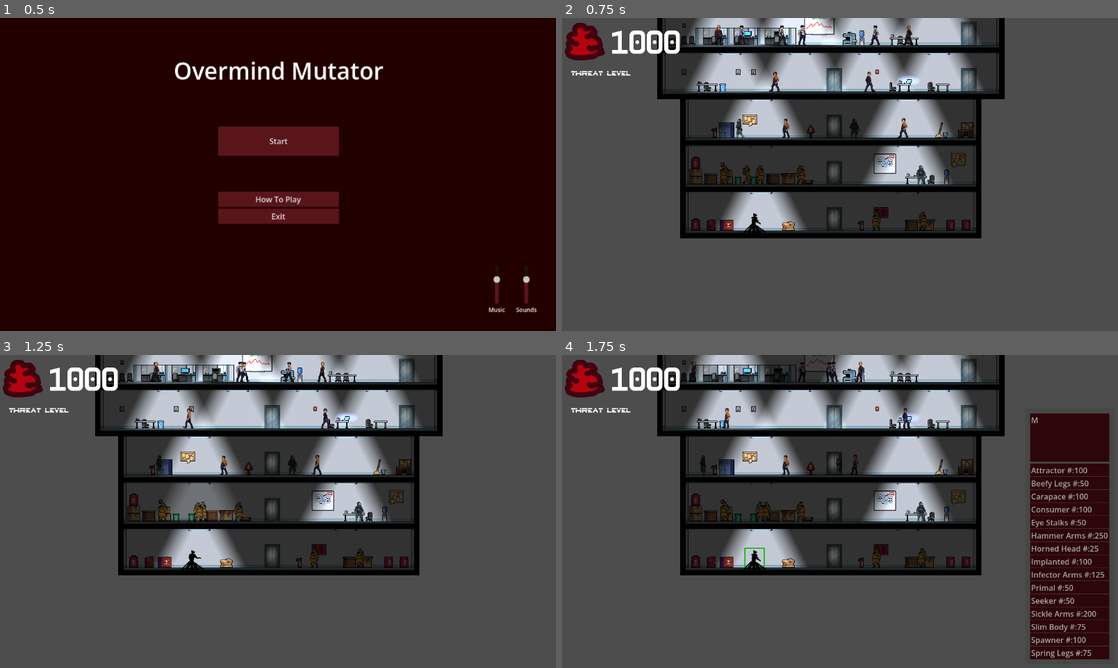
Above: before the commit, frames 1-4 (two rows, left to right).
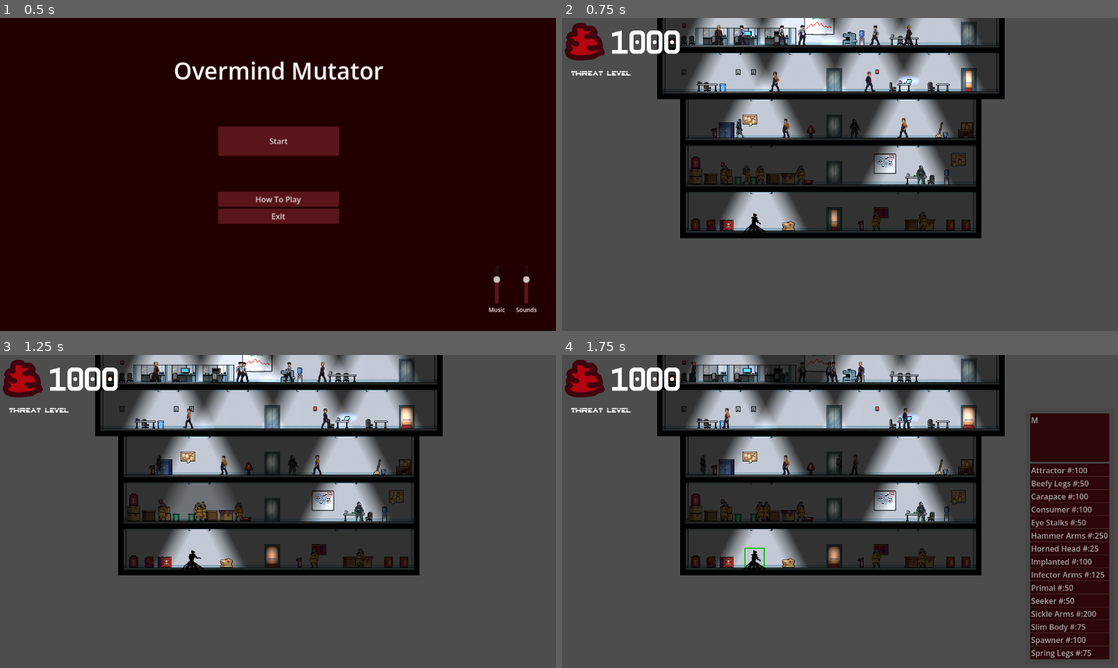
Above: after the commit, the same moments.

Repository: Lambosaurus/wildjam-mutation
Game: Godot game, scene res://ui/start_screen.tscn
Two runs of this game, one before a commit and one after it. Both use one fixed random seed, a clock stepped at 60 frames per second and the inputs below.
Inputs (mouse positions are in pixels of both pictures, inside the frame that each line leads up to):
- Up to frame 1 (0.5 s): no input
- Up to frame 2 (0.75 s): click "Start" at 0.5 s
- Up to frame 3 (1.25 s): no input
- Up to frame 4 (1.75 s): tap Enter at 1.25 s; drag from (756, 558) to (834, 508) at 1.27 s

Frame 1 is identical in both runs. In frame 2, 0.1% of the frame differs, in the area x 48-74%, y 16-68%; in frame 3, 0.3%, in the area x 47-75%, y 16-68%; in frame 4, 0.3%.

Commit message:
Elevator goodness

Diff:
--- a/building/components/transporter/elevator/elevator.gd
+++ b/building/components/transporter/elevator/elevator.gd
@@ -1,95 +1,94 @@
 extends Node2D
 
 @export var elevator_interior: Node2D
-var active_floor_stops: Array[FloorStop]
 @export var travel_time: int = 5
 @export var wait_time: int = 3
-@onready var timer: Timer = $TravelTimeCycle
+@onready var travel_timer: Timer = $TravelTimeCycle
+@onready var wait_timer: Timer = $WaitTimer
 
-enum FloorState {DoorsOpening, DoorsOpen, DoorsClosing, DoorsClosed, Travelling}
-var state = FloorState.DoorsClosed
+enum Direction {UP, DOWN}
 
+var _active_floor_stops: Array[Node]
 # Track which entities are moving to the next floor
-var traveller_queue: Array[CharacterBody2D] = []
-# Stops entities which have just travelled recently from travelling on the elevator immediately again
-var excluded_travellers: Array[CharacterBody2D] = []
-var target_floor: int = 0
+var traveller_queue: Array[Node2D] = []
+
+var current_floor = 0
+var current_direction = Direction.UP
 
 # Called when the node enters the scene tree for the first time.
 func _ready() -> void:
-	gather_floor_stops()
+	if elevator_interior: elevator_interior.visible = false
+	detect_floor_stops()
 
-	elevator_interior.visible = false
-	timer.one_shot = true
-	timer.connect("timeout", _handle_elevator_travel)
+	wait_timer.timeout.connect(handle_new_travellers)
+	travel_timer.timeout.connect(eject_travellers)
 
-	for idx in len(active_floor_stops):
-		var floor_stop = active_floor_stops[idx]
-		floor_stop.name = str(idx)
-		floor_stop.connect("traveller_present", _handle_traveller_present)
-		floor_stop.connect("door_animation_finished", _handle_animation_finished)
-	timer.start(travel_time)
+	current_floor_stop().open()
+	wait_timer.start(wait_time)
 
-func gather_floor_stops():
+func detect_floor_stops():
 	for child in get_children():
-		if child is FloorStop:
-			active_floor_stops.append(child)
-	active_floor_stops.sort_custom( func(node): return -(node.position.y) )
-
-func _handle_elevator_travel():
-	if state == FloorState.Travelling:
-		state = FloorState.DoorsClosed
-	if state == FloorState.DoorsClosed:
-		state = FloorState.DoorsOpening
-		active_floor_stops[target_floor].animator.play("open_door")
-		for body in traveller_queue:
-			if not is_instance_valid(body):
-				continue
-			body.global_position = active_floor_stops[target_floor].global_position
-			body.start_action(body.Action.idle, 0, body.Direction.left)
-		fade_travellers(1, 0.25)
-
-	if state == FloorState.DoorsOpen:
-		state = FloorState.DoorsClosing
-		active_floor_stops[target_floor].animator.play("close_door")
-
-func _handle_animation_finished(name):
-	if state == FloorState.DoorsOpening:
-		state = FloorState.DoorsOpen
-		excluded_travellers = traveller_queue
-		traveller_queue = []
-		timer.start(wait_time)
-
-	if state == FloorState.DoorsClosing:
-		fade_travellers(0.1, 1.0)
-		timer.start(travel_time)
-		target_floor += 1
-		state = FloorState.Travelling
-		# Reset excluded travellers once the elevator is moving again to the next floor
-		excluded_travellers = []
-
-	# Loop back to start
-	if target_floor == len(active_floor_stops):
-		target_floor = 0
-
-func _handle_traveller_present(body: CharacterBody2D, floor_name):
-	if state == FloorState.DoorsOpen and target_floor == int(floor_name):
-		if body in excluded_travellers:
-			return
-		var tween = create_tween()
-		tween.tween_property(body, "global_position", active_floor_stops[target_floor].global_position, 2)
-		tween.tween_property(body, "modulate:a", 0, 1)
-		body.start_action(body.Action.idle, 20, body.Direction.left)
-		traveller_queue.append(body)
+		if child is PixelFloorStop:
+			_active_floor_stops.append(child)
 
 func teleport_traveler_to_elevator_interior(traveler):
-	elevator_interior.add_child(traveler)
+	traveler.global_position = elevator_interior.global_position
 
-func fade_travellers(tween_target, tween_time):
+func fade_traveller(traveller, tween_target, tween_time):
+	if not is_instance_valid(traveller): return
+
 	var tween = create_tween()
+	tween.tween_property(traveller, "modulate:a", tween_target, tween_time)
+	tween.play()
 
-	for body in traveller_queue:
-		if not is_instance_valid(body):
-			continue
-		tween.finished.connect(teleport_traveler_to_elevator_interior.bind(body))
-		tween.tween_property(body, "modulate:a", tween_target, tween_time)
+	return tween
+
+func handle_new_travellers():
+	var current_stop = current_floor_stop()
+	traveller_queue = current_stop.get_travellers()
+	for traveller in traveller_queue:
+		if current_direction == Direction.DOWN and traveller is Mutant: continue
+
+		var tween = fade_traveller(traveller, 0, 0.25)
+		if elevator_interior: tween.finished.connect(teleport_traveler_to_elevator_interior.bind(traveller))
+
+	current_floor_stop().close()
+	travel_timer.start(travel_time)
+
+func eject_travellers():
+	next_floor()
+	for traveller in traveller_queue:
+		move_traveller_to_new_floor(traveller)
+
+	traveller_queue = []
+	current_floor_stop().open()
+	wait_timer.start(wait_time)
+
+func next_floor():
+	var floor_count = len(_active_floor_stops)
+	match current_direction:
+		Direction.UP:
+			current_floor += 1
+			if current_floor >= floor_count:
+				current_floor -= 2
+				current_direction = Direction.DOWN
+		Direction.DOWN:
+			current_floor -= 1
+			if current_floor < 0:
+				current_floor += 2
+				current_direction = Direction.UP
+
+	return current_floor
+
+func move_traveller_to_new_floor(traveller):
+	if not is_instance_valid(traveller): return
+
+	var stop = current_floor_stop()
+	traveller.global_position = stop.global_position
+	fade_traveller(traveller, 1, 0.25)
+	traveller.start_action(traveller.Action.idle, 0, traveller.Direction.left)
+
+func current_floor_stop():
+	if len(_active_floor_stops) <= current_floor: return
+
+	return _active_floor_stops[current_floor]
--- a/building/components/transporter/elevator/elevator.tscn
+++ b/building/components/transporter/elevator/elevator.tscn
@@ -6,3 +6,9 @@
 script = ExtResource("1_bsmdj")
 
 [node name="TravelTimeCycle" type="Timer" parent="." unique_id=255726013]
+one_shot = true
+
+[node name="WaitTimer" type="Timer" parent="." unique_id=1790196474]
+one_shot = true
+
+[connection signal="timeout" from="TravelTimeCycle" to="." method="_on_travel_time_cycle_timeout"]
--- a/building/components/transporter/elevator/floor_stop.gd
+++ b/building/components/transporter/elevator/floor_stop.gd
@@ -1,14 +1,13 @@
 class_name FloorStop
 extends Node2D
 
-@onready var collider = $PixelFloorArea2D
+@onready var collider: Area2D = $PixelFloorArea2D
 @onready var animator = $AnimationPlayer
 @onready var door_timer = $DoorTimer
 
 @export var travel_enabled = true
-var travellers = []
-signal door_animation_finished(name: String)
-signal traveller_present(body: CharacterBody2D, name: String)
+
+signal travellers_entered(travellers: Array[Area2D])
 
 # Called when the node enters the scene tree for the first time.
 func _ready() -> void:
@@ -16,11 +15,11 @@
 	if not travel_enabled:
 		$PixelFloorArea2D.queue_free()
 		return
-	collider.connect("body_entered", _on_mutant_entered)
-	#door_timer.connect("timeout", _on_door_timer_timeout)
 
-func _on_mutant_entered(body: CharacterBody2D):
-	emit_signal("traveller_present", body, name)
+func is_allowed(body: CharacterBody2D):
+	return body is Human or body is Mutant
 
-func _on_animation_finished(name: String):
-	emit_signal("door_animation_finished", name)
+func _on_animation_finished(anim: String):
+	if anim == "closed":
+		var travellers = collider.get_overlapping_bodies().filter(is_allowed)
+		travellers_entered.emit(travellers)
--- /dev/null
+++ b/building/components/transporter/elevator/pixel_floor_stop.gd
@@ -0,0 +1,30 @@
+class_name PixelFloorStop
+extends Node2D
+
+@onready var collider: Area2D = $TravellerArea
+@onready var animator: AnimatedSprite2D = $AnimatedSprite2D
+
+@export var travel_enabled = true
+
+func open():
+	animator.play("open")
+
+func close():
+	animator.play("close")
+
+func is_allowed(body: CharacterBody2D) -> bool:
+	return body is Human or body is Mutant
+
+func get_travellers():
+	var arr = [] as Array[Node2D]
+	if not travel_enabled: return arr
+
+	for body in collider.get_overlapping_bodies():
+		if is_allowed(body):
+			arr.append(body)
+
+	return arr
+
+func _on_traveller_area_body_entered(body):
+	if body is Mutant or body is Human:
+		body.can_elevator()
--- a/building/components/transporter/elevator/pixel_floor_stop.tscn
+++ b/building/components/transporter/elevator/pixel_floor_stop.tscn
@@ -1,6 +1,6 @@
 [gd_scene format=3 uid="uid://dcejudxtfvrn8"]
 
-[ext_resource type="Script" uid="uid://77rxot6k7sbc" path="res://building/components/transporter/elevator/floor_stop.gd" id="1_8pxdo"]
+[ext_resource type="Script" uid="uid://deeefby3sjsqs" path="res://building/components/transporter/elevator/pixel_floor_stop.gd" id="1_gjiww"]
 [ext_resource type="Texture2D" uid="uid://bqigucw88rd67" path="res://building/tiles/tileset_elevator.png" id="2_2s41n"]
 [ext_resource type="PackedScene" uid="uid://bvyey1fdeivis" path="res://building/components/lighting/point-light.tscn" id="4_gpw8t"]
 [ext_resource type="Texture2D" uid="uid://y88epottr0vf" path="res://building/components/lighting/radial-mask.png" id="5_vngxu"]
@@ -91,137 +91,22 @@
 [sub_resource type="RectangleShape2D" id="RectangleShape2D_8pxdo"]
 size = Vector2(7, 48)
 
-[sub_resource type="Animation" id="Animation_2s41n"]
-length = 0.001
-tracks/0/type = "value"
-tracks/0/imported = false
-tracks/0/enabled = true
-tracks/0/path = NodePath("AnimatedSprite2D:animation")
-tracks/0/interp = 1
-tracks/0/loop_wrap = true
-tracks/0/keys = {
-"times": PackedFloat32Array(0),
-"transitions": PackedFloat32Array(1),
-"update": 1,
-"values": [&"open"]
-}
-
-[sub_resource type="Animation" id="Animation_a4c7b"]
-resource_name = "close_door"
-tracks/0/type = "value"
-tracks/0/imported = false
-tracks/0/enabled = true
-tracks/0/path = NodePath("AnimatedSprite2D:animation")
-tracks/0/interp = 1
-tracks/0/loop_wrap = true
-tracks/0/keys = {
-"times": PackedFloat32Array(0),
-"transitions": PackedFloat32Array(1),
-"update": 1,
-"values": [&"open"]
-}
-tracks/1/type = "method"
-tracks/1/imported = false
-tracks/1/enabled = true
-tracks/1/path = NodePath("AnimatedSprite2D")
-tracks/1/interp = 1
-tracks/1/loop_wrap = true
-tracks/1/keys = {
-"times": PackedFloat32Array(0),
-"transitions": PackedFloat32Array(1),
-"values": [{
-"args": [&"close", 1.0, false],
-"method": &"play"
-}]
-}
-
-[sub_resource type="Animation" id="Animation_gjiww"]
-resource_name = "door_open"
-tracks/0/type = "value"
-tracks/0/imported = false
-tracks/0/enabled = true
-tracks/0/path = NodePath("AnimatedSprite2D:animation")
-tracks/0/interp = 1
-tracks/0/loop_wrap = true
-tracks/0/keys = {
-"times": PackedFloat32Array(0),
-"transitions": PackedFloat32Array(1),
-"update": 1,
-"values": [&"open"]
-}
-tracks/1/type = "method"
-tracks/1/imported = false
-tracks/1/enabled = true
-tracks/1/path = NodePath("AnimatedSprite2D")
-tracks/1/interp = 1
-tracks/1/loop_wrap = true
-tracks/1/keys = {
-"times": PackedFloat32Array(0),
-"transitions": PackedFloat32Array(1),
-"values": [{
-"args": [&"open", 1.0, false],
-"method": &"play"
-}]
-}
-
-[sub_resource type="Animation" id="Animation_8pxdo"]
-resource_name = "open_door"
-tracks/0/type = "value"
-tracks/0/imported = false
-tracks/0/enabled = true
-tracks/0/path = NodePath("AnimatedSprite2D:animation")
-tracks/0/interp = 1
-tracks/0/loop_wrap = true
-tracks/0/keys = {
-"times": PackedFloat32Array(0),
-"transitions": PackedFloat32Array(1),
-"update": 1,
-"values": [&"open"]
-}
-tracks/1/type = "method"
-tracks/1/imported = false
-tracks/1/enabled = true
-tracks/1/path = NodePath("AnimatedSprite2D")
-tracks/1/interp = 1
-tracks/1/loop_wrap = true
-tracks/1/keys = {
-"times": PackedFloat32Array(0),
-"transitions": PackedFloat32Array(1),
-"values": [{
-"args": [&"open", 1.0, false],
-"method": &"play"
-}]
-}
-
-[sub_resource type="AnimationLibrary" id="AnimationLibrary_2s41n"]
-_data = {
-&"RESET": SubResource("Animation_2s41n"),
-&"close_door": SubResource("Animation_a4c7b"),
-&"door_open": SubResource("Animation_gjiww"),
-&"open_door": SubResource("Animation_8pxdo")
-}
-
-[node name="PixelFloorStop" type="Node2D" unique_id=1544292327]
-script = ExtResource("1_8pxdo")
-metadata/_custom_type_script = "uid://77rxot6k7sbc"
+[node name="PixelFloorStop" type="Node2D" unique_id=1822786127]
+script = ExtResource("1_gjiww")
 
 [node name="AnimatedSprite2D" type="AnimatedSprite2D" parent="." unique_id=2112563241]
 sprite_frames = SubResource("SpriteFrames_hxicp")
-animation = &"open"
+animation = &"close"
+frame = 4
 
-[node name="PixelFloorArea2D" type="Area2D" parent="." unique_id=176635171]
+[node name="TravellerArea" type="Area2D" parent="." unique_id=176635171]
 disable_mode = 2
 collision_layer = 16
 collision_mask = 22
 
-[node name="CollisionShape2D" type="CollisionShape2D" parent="PixelFloorArea2D" unique_id=93645970]
+[node name="CollisionShape2D" type="CollisionShape2D" parent="TravellerArea" unique_id=93645970]
 position = Vector2(0.5, 0)
 shape = SubResource("RectangleShape2D_8pxdo")
-
-[node name="AnimationPlayer" type="AnimationPlayer" parent="." unique_id=558045188]
-libraries/ = SubResource("AnimationLibrary_2s41n")
-
-[node name="DoorTimer" type="Timer" parent="." unique_id=85636460]
 
 [node name="PointLight" parent="." unique_id=1629056901 instance=ExtResource("4_gpw8t")]
 position = Vector2(-0.5000019, 4.7683716e-07)
@@ -229,3 +114,5 @@
 color = Color(0.6992847, 0.52883154, 0.43323055, 1)
 energy = 1.0
 texture = ExtResource("5_vngxu")
+
+[connection signal="body_entered" from="TravellerArea" to="." method="_on_traveller_area_body_entered"]
--- a/creatures/human/human.gd
+++ b/creatures/human/human.gd
@@ -1,3 +1,4 @@
+class_name Human
 extends CharacterBody2D
 
 enum Action { idle, walk, run, attack }
@@ -32,6 +33,17 @@
 	$TargetSelector.range = max(human_type.shoot_range, human_type.flee_range, human_type.melee_range, human_type.chase_range)
 	$Spritesheet.sprite_frames = human_type.sprites
 	health = human_type.max_health
+
+func can_elevator():
+	if action == Action.idle:
+		start_action(
+			Action.idle,
+			20,
+			direction
+		)
+
+		return true
+	return false
 
 func direction_to_vector(dir: Direction, scalar: float = 1.0) -> float:
 	return scalar if dir == Direction.right else -scalar
--- a/creatures/mutant/mutant.gd
+++ b/creatures/mutant/mutant.gd
@@ -20,7 +20,7 @@
 @export var initial_mutations: Array[Mutation]
 
 @export_group("BOIDS Controls")
-@export var BOIDS_REPULSION = 500.0
+@export var BOIDS_REPULSION = 100.0
 @export var BOIDS_ATTRACTION = 2000.0
 @export var BOIDS_COHESION = 1.0
 @export var BOIDS_THRESH_MIN = 200.0
@@ -173,6 +173,17 @@
 		vector_to_direction(force.x)
 	)
 
+func can_elevator():
+	if action == Action.idle or action == Action.walk:
+		start_action(
+			Action.idle,
+			100,
+			direction
+		)
+
+		return true
+	return false
+
 
 func start_action(act: Action, time: float, dir: Direction, target: Node2D = null) -> void:
 	action = act
Not shown, added: building/components/transporter/elevator/pixel_floor_stop.gd.uid
